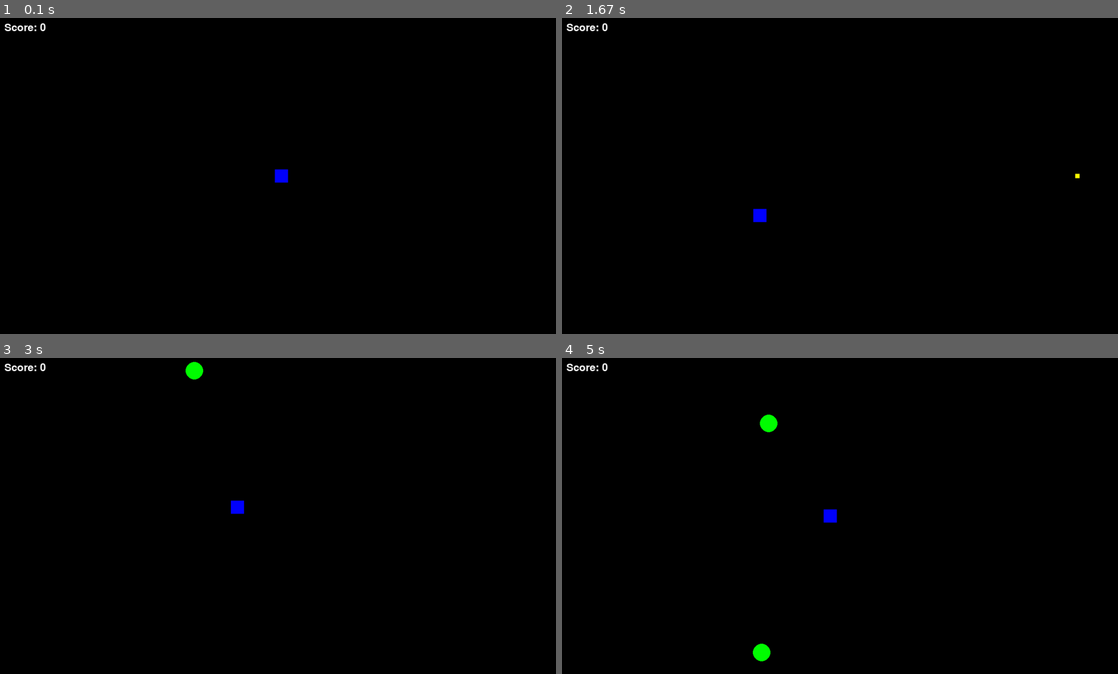
Above: before the commit, frames 1-4 (two rows, left to right).
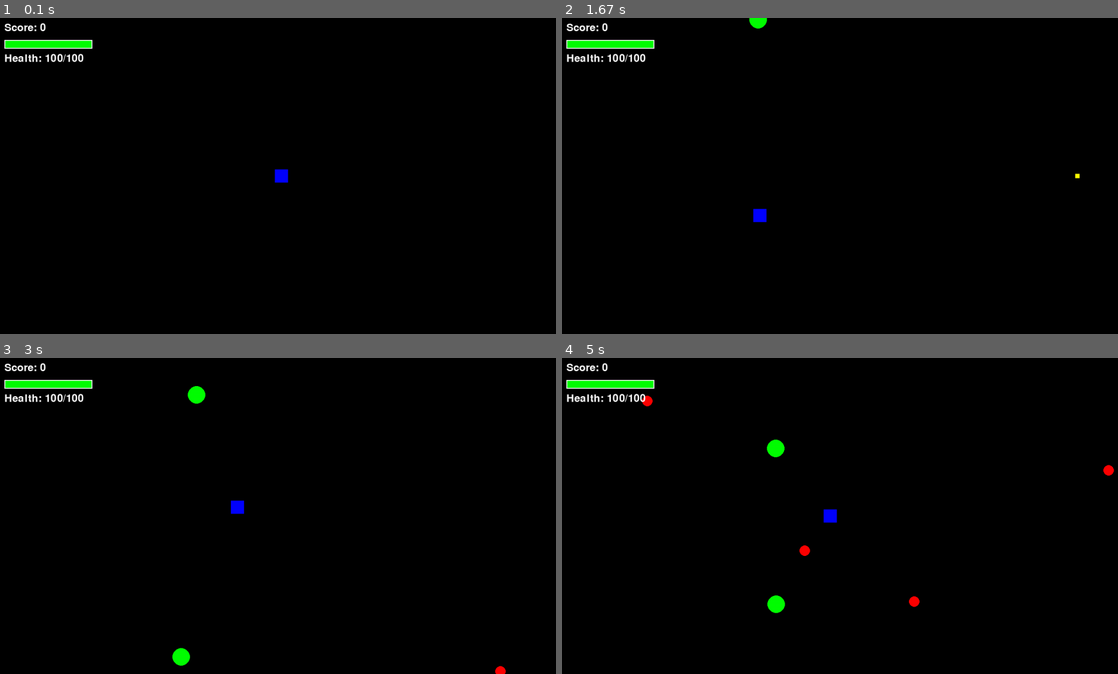
Above: after the commit, the same moments.

Repository: Konf1ic/Topdown_shooter_Pygamee
Game: pygame game, started from top_down_shooter.py
The game is run twice, just before and just after one commit, with the same random seed, the same clock (stepped at 60 frames per second) and the same inputs.
Inputs (mouse positions are in pixels of both pictures, inside the frame that each line leads up to):
- Up to frame 1 (0.1 s): no input
- Up to frame 2 (1.67 s): click (845, 176) at 0.38 s; hold Left 0.67-1.2 s; move the mouse to (834, 213) at 0.7 s; hold Down 1.23-1.53 s; hold Left from 1.57 s (still down)
- Up to frame 3 (3 s): release Left at 1.97 s; hold Up 2-2.37 s; hold Right from 2.4 s (still down)
- Up to frame 4 (5 s): release Right at 3.03 s; hold Down 3.07-3.43 s; hold Left 3.47-3.93 s; hold Right 3.97-4.43 s; hold Up 4.47-4.77 s; hold Right from 4.8 s (still down)

The runs differ from the first frame. In frame 1, 0.7% of the frame differs, in the area x 0-17%, y 6-15%; in frame 2, 0.8%; in frame 3, 1.2%; in frame 4, 1.5%, in the area x 0-100%, y 6-97%.

Commit message:
add purple enemy

Diff:
--- a/top_down_shooter.py
+++ b/top_down_shooter.py
@@ -3,16 +3,24 @@
 import math
 
 # --- Game Constants ---
-WIDTH, HEIGHT = 1280, 720 # Increased screen size
+WIDTH, HEIGHT = 1280, 720
 FPS = 60
 PLAYER_SPEED = 5
-BULLET_SPEED = 7 # Bullet speed increased to 7
-ENEMY_SPEED = 3 # Increased enemy speed for red enemies
+PLAYER_HEALTH_MAX = 100 # Maximum player health
+BULLET_SPEED = 7
+PLAYER_SHOOT_DELAY = 150 # Player frames between shots
+ENEMY_SPEED = 3 # Speed for normal red enemies
 GREEN_ENEMY_SPEED = 1.5 # Slower speed for green enemies
-ENEMY_SPAWN_RATE = 100  # Frames between enemy spawns (lower is faster)
+MINI_BOSS_SPEED = 1.0 # Even slower speed for mini-boss
+ENEMY_SPAWN_RATE = 45  # Frames between enemy spawns (lower is faster)
+MINI_BOSS_SPAWN_TIME = 10 * FPS # 10 seconds in frames
 SCORE_PER_KILL = 10
+SCORE_PER_MINI_BOSS_KILL = 50 # Score for mini-boss
 ENEMY_HEALTH = 1 # Health for normal red enemies
 GREEN_ENEMY_HEALTH = 2 # Double health for green enemies
+MINI_BOSS_HEALTH = 4 # Health for mini-boss
+MINI_BOSS_BULLET_SPEED = 6
+MINI_BOSS_SHOOT_DELAY = PLAYER_SHOOT_DELAY * 2 # Mini-boss frames between shots (slower than player's)
 
 # --- Colors ---
 WHITE = (255, 255, 255)
@@ -21,6 +29,8 @@
 GREEN = (0, 255, 0)
 BLUE = (0, 0, 255)
 YELLOW = (255, 255, 0)
+PURPLE = (128, 0, 128) # New purple color for mini-boss
+GREY = (100, 100, 100)
 
 # --- Initialize Pygame ---
 pygame.init()
@@ -37,8 +47,8 @@
         self.image.fill(BLUE)
         self.rect = self.image.get_rect(center=(WIDTH // 2, HEIGHT // 2))
         self.speed = PLAYER_SPEED
-        self.health = 100
-        self.shoot_delay = 150
+        self.health = PLAYER_HEALTH_MAX # Player health
+        self.shoot_delay = PLAYER_SHOOT_DELAY
         self.last_shot = pygame.time.get_ticks()
 
     def update(self):
@@ -78,9 +88,14 @@
             angle = math.atan2(mouse_y - player_center_y, mouse_x - player_center_x)
             bullet = Bullet(player_center_x, player_center_y, angle)
             all_sprites.add(bullet)
-            bullets.add(bullet)
-
-# --- Bullet Class ---
+            player_bullets.add(bullet) # Changed from 'bullets' to 'player_bullets'
+
+    def take_damage(self, amount):
+        self.health -= amount
+        if self.health < 0:
+            self.health = 0
+
+# --- Bullet Class (Player's Bullet) ---
 class Bullet(pygame.sprite.Sprite):
     def __init__(self, x, y, angle):
         super().__init__()
@@ -103,8 +118,8 @@
     def __init__(self):
         super().__init__()
         # Create a circular enemy
-        self.image = pygame.Surface((25, 25), pygame.SRCALPHA) # SRCALPHA for transparency
-        pygame.draw.circle(self.image, RED, (12, 12), 12) # Draw a red circle with radius 12, centered at (12,12)
+        self.image = pygame.Surface((25, 25), pygame.SRCALPHA)
+        pygame.draw.circle(self.image, RED, (12, 12), 12)
         # Spawn enemy at a random edge of the screen
         side = random.choice(['top', 'bottom', 'left', 'right'])
         if side == 'top':
@@ -121,7 +136,7 @@
             y = random.randint(0, HEIGHT)
         self.rect = self.image.get_rect(center=(x, y))
         self.speed = ENEMY_SPEED
-        self.health = ENEMY_HEALTH # Assign health to the enemy
+        self.health = ENEMY_HEALTH
 
     def update(self):
         # Move towards the player
@@ -139,8 +154,8 @@
     def __init__(self):
         super().__init__()
         # Create a larger green circular enemy
-        self.image = pygame.Surface((40, 40), pygame.SRCALPHA) # Bigger size
-        pygame.draw.circle(self.image, GREEN, (20, 20), 20) # Green color, centered
+        self.image = pygame.Surface((40, 40), pygame.SRCALPHA)
+        pygame.draw.circle(self.image, GREEN, (20, 20), 20)
         # Spawn enemy at a random edge of the screen
         side = random.choice(['top', 'bottom', 'left', 'right'])
         if side == 'top':
@@ -156,8 +171,8 @@
             x = WIDTH + 50
             y = random.randint(0, HEIGHT)
         self.rect = self.image.get_rect(center=(x, y))
-        self.speed = GREEN_ENEMY_SPEED # Slower speed
-        self.health = GREEN_ENEMY_HEALTH # Double health
+        self.speed = GREEN_ENEMY_SPEED
+        self.health = GREEN_ENEMY_HEALTH
 
     def update(self):
         # Move towards the player
@@ -170,15 +185,97 @@
             self.rect.x += self.speed * (dx / dist)
             self.rect.y += self.speed * (dy / dist)
 
+# --- Mini-Boss Class (Purple, Shoots Back) ---
+class MiniBoss(pygame.sprite.Sprite):
+    def __init__(self):
+        super().__init__()
+        self.image = pygame.Surface((60, 60), pygame.SRCALPHA) # Larger size
+        pygame.draw.circle(self.image, PURPLE, (30, 30), 30) # Purple circle
+        # Spawn at a random edge
+        side = random.choice(['top', 'bottom', 'left', 'right'])
+        if side == 'top':
+            x = random.randint(0, WIDTH)
+            y = -70
+        elif side == 'bottom':
+            x = random.randint(0, WIDTH)
+            y = HEIGHT + 70
+        elif side == 'left':
+            x = -70
+            y = random.randint(0, HEIGHT)
+        else: # right
+            x = WIDTH + 70
+            y = random.randint(0, HEIGHT)
+        self.rect = self.image.get_rect(center=(x, y))
+        self.speed = MINI_BOSS_SPEED
+        self.health = MINI_BOSS_HEALTH
+        self.shoot_delay = MINI_BOSS_SHOOT_DELAY
+        self.last_shot = pygame.time.get_ticks()
+
+    def update(self):
+        # Move towards the player
+        player_center = player.rect.center
+        boss_center = self.rect.center
+        dx = player_center[0] - boss_center[0]
+        dy = player_center[1] - boss_center[1]
+        dist = math.hypot(dx, dy)
+        if dist > 0:
+            self.rect.x += self.speed * (dx / dist)
+            self.rect.y += self.speed * (dy / dist)
+
+        # Mini-boss shooting logic
+        now = pygame.time.get_ticks()
+        if now - self.last_shot > self.shoot_delay:
+            self.last_shot = now
+            self.shoot()
+
+    def shoot(self):
+        # Calculate bullet direction towards player
+        player_center_x, player_center_y = player.rect.center
+        boss_center_x, boss_center_y = self.rect.center
+        angle = math.atan2(player_center_y - boss_center_y, player_center_x - boss_center_x)
+        bullet = MiniBossBullet(boss_center_x, boss_center_y, angle)
+        all_sprites.add(bullet)
+        mini_boss_bullets.add(bullet)
+
+# --- Mini-Boss Bullet Class ---
+class MiniBossBullet(pygame.sprite.Sprite):
+    def __init__(self, x, y, angle):
+        super().__init__()
+        self.image = pygame.Surface((15, 15), pygame.SRCALPHA) # Slightly larger bullet
+        pygame.draw.circle(self.image, PURPLE, (7, 7), 7) # Purple bullet
+        self.rect = self.image.get_rect(center=(x, y))
+        self.speed = MINI_BOSS_BULLET_SPEED
+        self.vel_x = self.speed * math.cos(angle)
+        self.vel_y = self.speed * math.sin(angle)
+
+    def update(self):
+        self.rect.x += self.vel_x
+        self.rect.y += self.vel_y
+        # Remove bullet if it goes off screen
+        if not screen.get_rect().colliderect(self.rect):
+            self.kill()
+
+# --- Health Bar Function ---
+def draw_health_bar(surface, x, y, health, max_health, width, height):
+    if health < 0:
+        health = 0
+    fill = (health / max_health) * width
+    outline_rect = pygame.Rect(x, y, width, height)
+    fill_rect = pygame.Rect(x, y, fill, height)
+    pygame.draw.rect(surface, GREEN, fill_rect)
+    pygame.draw.rect(surface, WHITE, outline_rect, 2) # Outline
+
 # --- Game Variables ---
 score = 0
 game_over = False
 enemy_spawn_timer = 0
+mini_boss_spawn_timer = 0
 
 # --- Sprite Groups ---
 all_sprites = pygame.sprite.Group()
-bullets = pygame.sprite.Group()
-enemies = pygame.sprite.Group()
+player_bullets = pygame.sprite.Group() # Renamed from 'bullets'
+enemies = pygame.sprite.Group() # Contains red, green, and mini-boss enemies
+mini_boss_bullets = pygame.sprite.Group() # New group for mini-boss bullets
 
 # Create player
 player = Player()
@@ -199,10 +296,10 @@
         # --- Update ---
         all_sprites.update()
 
-        # Spawn enemies
+        # Spawn regular enemies (red and green)
         enemy_spawn_timer += 1
         if enemy_spawn_timer >= ENEMY_SPAWN_RATE:
-            # Randomly choose which enemy to spawn (70% red, 30% green)
+            # Randomly choose which regular enemy to spawn (70% red, 30% green)
             if random.random() < 0.7:
                 enemy = Enemy()
             else:
@@ -211,21 +308,39 @@
             enemies.add(enemy)
             enemy_spawn_timer = 0
 
-        # Collision detection: Bullets vs. Enemies
+        # Spawn mini-boss
+        mini_boss_spawn_timer += 1
+        if mini_boss_spawn_timer >= MINI_BOSS_SPAWN_TIME:
+            mini_boss = MiniBoss()
+            all_sprites.add(mini_boss)
+            enemies.add(mini_boss) # Add mini-boss to general enemies group for player bullet collision
+            mini_boss_spawn_timer = 0
+
+        # Collision detection: Player Bullets vs. Enemies (including mini-boss)
         # The first 'False' means enemies are not automatically removed on hit
-        hits = pygame.sprite.groupcollide(enemies, bullets, False, True)
+        hits = pygame.sprite.groupcollide(enemies, player_bullets, False, True)
         for enemy_hit, bullet_hit_list in hits.items():
             # Decrease health for each bullet that hit the enemy
             enemy_hit.health -= len(bullet_hit_list)
             if enemy_hit.health <= 0:
                 enemy_hit.kill() # Remove enemy if health is 0 or less
-                score += SCORE_PER_KILL # Add score only when enemy is truly killed
-
-        # Collision detection: Player vs. Enemies
-        player_hits = pygame.sprite.spritecollide(player, enemies, False) # False means enemy is not removed
-        if player_hits:
-            # For simplicity, if player hits any enemy, it's game over
-            # In a real game, player would take damage and enemies might be removed
+                if isinstance(enemy_hit, MiniBoss): # Check if it's a mini-boss
+                    score += SCORE_PER_MINI_BOSS_KILL
+                else:
+                    score += SCORE_PER_KILL # Add score only when enemy is truly killed
+
+        # Collision detection: Player vs. Enemies (red, green, mini-boss)
+        player_enemy_hits = pygame.sprite.spritecollide(player, enemies, True) # True means enemy is removed on contact
+        if player_enemy_hits:
+            player.take_damage(len(player_enemy_hits) * 20) # Player takes damage for each enemy hit
+
+        # Collision detection: Player vs. Mini-Boss Bullets
+        player_bullet_hits = pygame.sprite.spritecollide(player, mini_boss_bullets, True) # True means bullet is removed
+        if player_bullet_hits:
+            player.take_damage(len(player_bullet_hits) * 10) # Player takes damage for each mini-boss bullet hit
+
+        # Check if player health is zero
+        if player.health <= 0:
             game_over = True
 
     # --- Drawing ---
@@ -236,6 +351,12 @@
     # Display score
     score_text = font.render(f"Score: {score}", True, WHITE)
     screen.blit(score_text, (10, 10))
+
+    # Draw player health bar
+    draw_health_bar(screen, 10, 50, player.health, PLAYER_HEALTH_MAX, 200, 20)
+    health_text = font.render(f"Health: {player.health}/{PLAYER_HEALTH_MAX}", True, WHITE)
+    screen.blit(health_text, (10, 80))
+
 
     # Display Game Over message
     if game_over:
@@ -253,11 +374,13 @@
             score = 0
             game_over = False
             all_sprites.empty()
-            bullets.empty()
+            player_bullets.empty()
             enemies.empty()
+            mini_boss_bullets.empty()
             player = Player()
             all_sprites.add(player)
             enemy_spawn_timer = 0
+            mini_boss_spawn_timer = 0
 
     # --- Update Display ---
     pygame.display.flip()
